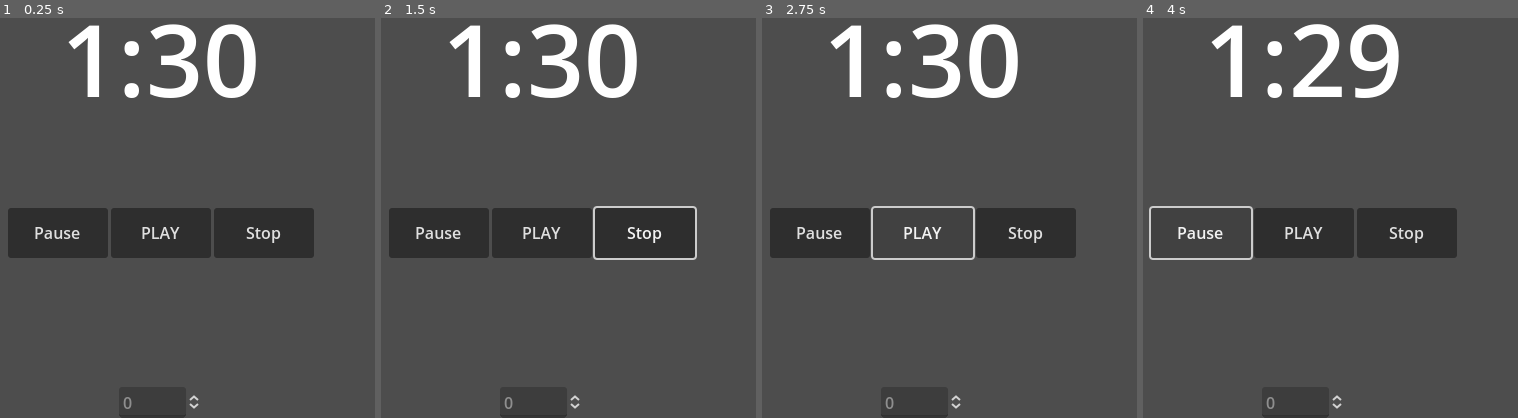
Above: before the commit, frames 1-4 (left to right).
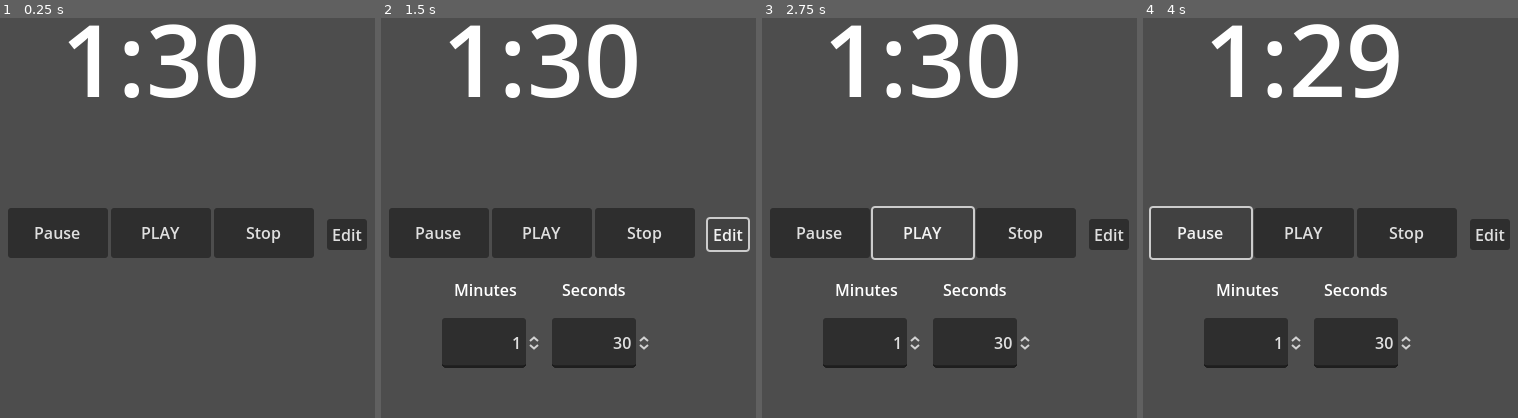
Above: after the commit, the same moments.

Repository: JKuijperM/MusicTimer
Game: Godot game, scene res://Scenes/TimerHUD.tscn
Same seed, same stepped clock (60 frames per second), same inputs: the game is played once before the commit and once after it.
Inputs (mouse positions are in pixels of both pictures, inside the frame that each line leads up to):
- Up to frame 1 (0.25 s): no input
- Up to frame 2 (1.5 s): click "Stop" at 0.5 s; click (729, 234) at 1.25 s, where only the run after the commit has a clickable "Edit"
- Up to frame 3 (2.75 s): click "PLAY" at 2 s
- Up to frame 4 (4 s): click "PLAY" at 2.75 s; click "Pause" at 3.5 s

The runs differ from the first frame. In frame 1, 0.9% of the frame differs, in the area x 31-98%, y 50-100%; in frame 2, 7.0%; in frame 3, 7.0%, in the area x 16-98%, y 50-100%; in frame 4, 7.0%.

Commit message:
Added new functionality to the timer like the spinboxes to edit the default values

Diff:
--- a/Scenes/TimerHUD.tscn
+++ b/Scenes/TimerHUD.tscn
@@ -72,20 +72,88 @@
 text = "Stop
 "
 
-[node name="SpinBox" type="SpinBox" parent="."]
+[node name="EditButton" type="Button" parent="."]
 anchors_preset = 7
 anchor_left = 0.5
 anchor_top = 1.0
 anchor_right = 0.5
 anchor_bottom = 1.0
-offset_left = -42.0
-offset_top = -31.0
-offset_right = 41.0625
+offset_left = 166.0
+offset_top = -199.0
+offset_right = 206.0
+offset_bottom = -168.0
 grow_horizontal = 2
 grow_vertical = 0
+size_flags_vertical = 6
+text = "Edit"
+
+[node name="MinutesLabel" type="Label" parent="."]
+visible = false
+anchors_preset = 7
+anchor_left = 0.5
+anchor_top = 1.0
+anchor_right = 0.5
+anchor_bottom = 1.0
+offset_left = -77.0
+offset_top = -140.0
+offset_right = -37.0
+offset_bottom = -117.0
+grow_horizontal = 2
+grow_vertical = 0
+text = "Minutes"
+
+[node name="SecondsLabel" type="Label" parent="."]
+visible = false
+anchors_preset = 7
+anchor_left = 0.5
+anchor_top = 1.0
+anchor_right = 0.5
+anchor_bottom = 1.0
+offset_left = 32.0
+offset_top = -140.0
+offset_right = 72.0
+offset_bottom = -117.0
+grow_horizontal = 2
+grow_vertical = 0
+text = "Seconds"
+
+[node name="SpinBoxMinutes" type="SpinBox" parent="."]
+visible = false
+anchors_preset = 7
+anchor_left = 0.5
+anchor_top = 1.0
+anchor_right = 0.5
+anchor_bottom = 1.0
+offset_left = -100.0
+offset_top = -100.0
+offset_bottom = -50.0
+grow_horizontal = 2
+grow_vertical = 0
+max_value = 60.0
+alignment = 2
+editable = false
+
+[node name="SpinBoxSeconds" type="SpinBox" parent="."]
+visible = false
+anchors_preset = 7
+anchor_left = 0.5
+anchor_top = 1.0
+anchor_right = 0.5
+anchor_bottom = 1.0
+offset_left = 10.0
+offset_top = -100.0
+offset_right = 110.0
+offset_bottom = -50.0
+grow_horizontal = 2
+grow_vertical = 0
+max_value = 59.0
+alignment = 2
 editable = false
 
 [connection signal="timeout" from="Timer" to="." method="_on_timer_timeout"]
 [connection signal="pressed" from="PlayButton" to="." method="_on_play_button_pressed"]
 [connection signal="pressed" from="PauseButton" to="." method="_on_pause_button_pressed"]
 [connection signal="pressed" from="StopButton" to="." method="_on_stop_button_pressed"]
+[connection signal="pressed" from="EditButton" to="." method="_on_edit_button_pressed"]
+[connection signal="value_changed" from="SpinBoxMinutes" to="." method="_on_spin_box_minutes_value_changed"]
+[connection signal="value_changed" from="SpinBoxSeconds" to="." method="_on_spin_box_seconds_value_changed"]
--- a/Scripts/TimerHUD.gd
+++ b/Scripts/TimerHUD.gd
@@ -6,9 +6,16 @@
 var timer_is_playing = false
 signal play_timer
 
+
 # Called when the node enters the scene tree for the first time.
 func _ready():
-	$RemainingTime.text = str(default_minutes) + ":" + str(default_seconds)
+	reset_remaining_time_label()
+
+	$SpinBoxMinutes.get_line_edit().context_menu_enabled = false
+	$SpinBoxMinutes.value = default_minutes
+	$SpinBoxSeconds.get_line_edit().context_menu_enabled = false
+	$SpinBoxSeconds.value = default_seconds
+
 
 
 # Called every frame. 'delta' is the elapsed time since the previous frame.
@@ -19,6 +26,10 @@
 func reset_timer():
 	seconds = default_seconds
 	minutes = default_minutes
+
+func reset_remaining_time_label():
+	## Resets the value of the label
+	$RemainingTime.text = str(default_minutes) + ":" + str(default_seconds)
 
 
 func _on_play_button_pressed():
@@ -50,3 +61,25 @@
 	timer_is_playing = false
 	$Timer.paused = false
 	$Timer.stop()
+	reset_remaining_time_label()
+
+
+func _on_edit_button_pressed():
+	## Toggles the spinboxes (visible and editable) between true and false
+	$SpinBoxMinutes.visible = !$SpinBoxMinutes.visible
+	$SpinBoxMinutes.editable = !$SpinBoxMinutes.editable
+	$SpinBoxSeconds.visible = !$SpinBoxSeconds.visible
+	$SpinBoxSeconds.editable = !$SpinBoxSeconds.editable
+
+	$MinutesLabel.visible = !$MinutesLabel.visible
+	$SecondsLabel.visible = !$SecondsLabel.visible
+
+
+func _on_spin_box_minutes_value_changed(value):
+	default_minutes = $SpinBoxMinutes.value
+	reset_remaining_time_label()
+
+
+func _on_spin_box_seconds_value_changed(value):
+	default_seconds = $SpinBoxSeconds.value
+	reset_remaining_time_label()
--- a/project.godot
+++ b/project.godot
@@ -22,6 +22,7 @@
 window/stretch/mode="viewport"
 window/stretch/aspect="expand"
 window/handheld/orientation=1
+window/main_scene="res://Scenes/TimerHUD.tscn"
 
 [editor_plugins]
 
